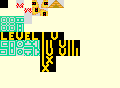
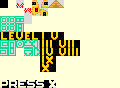
Before/after of a 120x88 layered artwork. What changed in the layer stack:
painted on "Fondo" over [0, 33, 78, 88]
